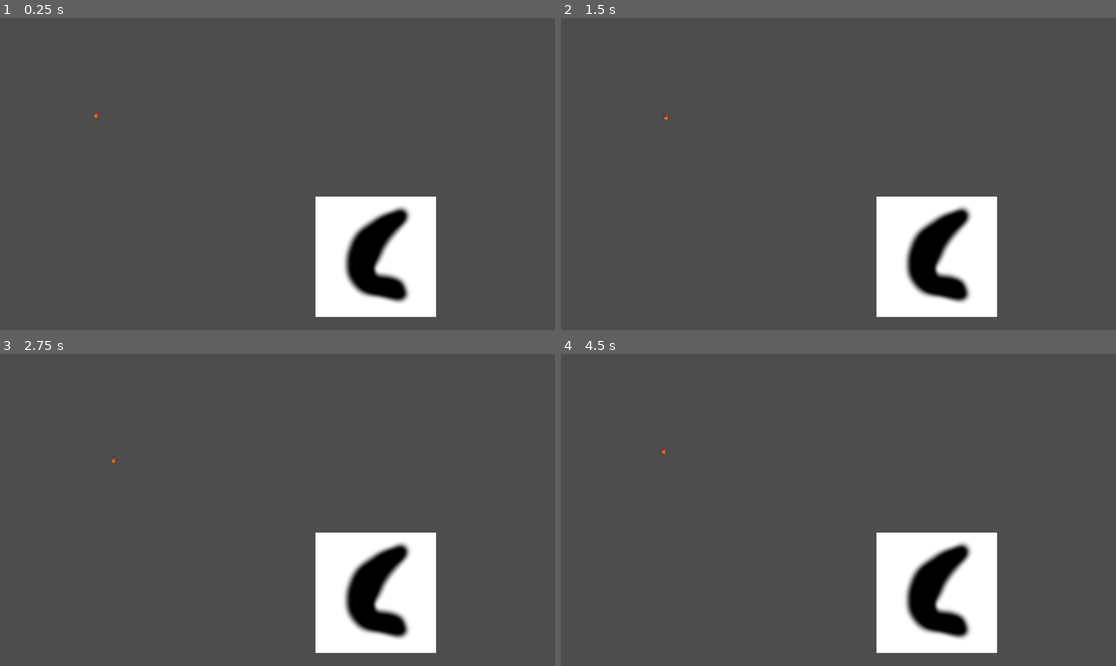
Above: before the commit, frames 1-4 (two rows, left to right).
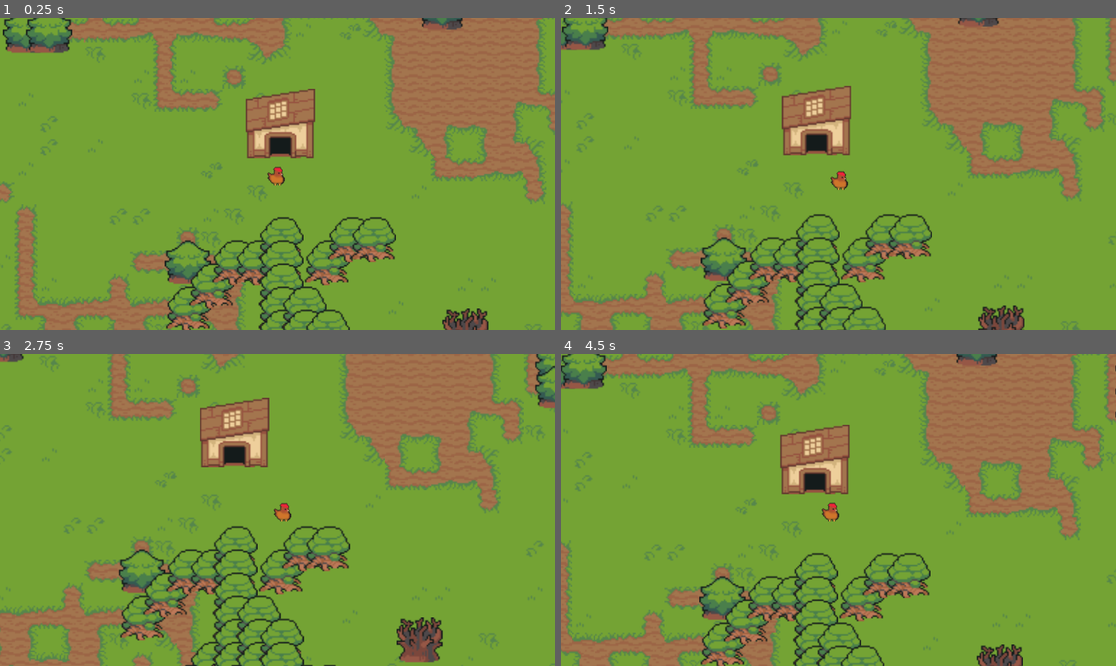
Above: after the commit, the same moments.

Repository: jackfruitgames/chickeeen
Game: Godot game, scene res://scenes/outdoors/outdoors.tscn
Two runs of this game, one before a commit and one after it. Both use one fixed random seed, a clock stepped at 60 frames per second and the inputs below. Before the commit the project starts from res://scenes/testscene/testscene.tscn.
Inputs:
- Up to frame 1 (0.25 s): no input
- Up to frame 2 (1.5 s): tap Enter at 0.5 s; hold Right (move_right) 0.53-1.28 s; hold Down (move_down) from 1.28 s (still down)
- Up to frame 3 (2.75 s): release Down (move_down) at 2.03 s; hold Right (move_right) from 2.03 s (still down)
- Up to frame 4 (4.5 s): release Right (move_right) at 2.78 s; hold Up (move_up) 2.78-3.53 s; hold Left (move_left) from 3.53 s (still down)

The runs differ from the first frame. In frame 1, 99% of the frame differs, in the area x 0-100%, y 0-100%; in frame 2, 99%; in frame 3, 99%; in frame 4, 99%.

Commit message:
Set default scene to outdoors

Diff:
--- a/project.godot
+++ b/project.godot
@@ -11,7 +11,7 @@
 [application]
 
 config/name="chickeeen"
-run/main_scene="res://scenes/testscene/testscene.tscn"
+run/main_scene="res://scenes/outdoors/outdoors.tscn"
 config/features=PackedStringArray("4.1", "GL Compatibility")
 config/icon="res://icon.svg"
 
